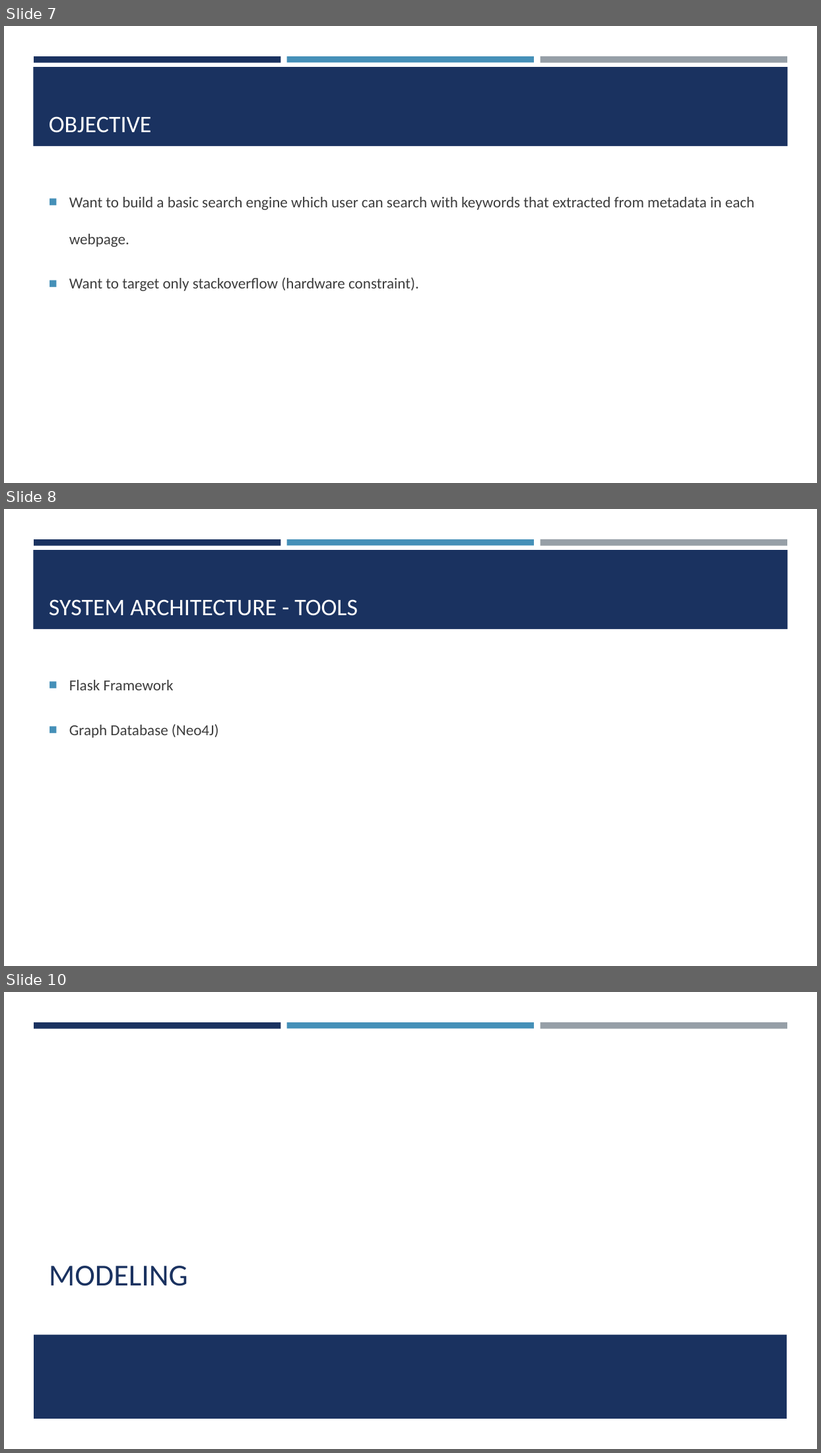
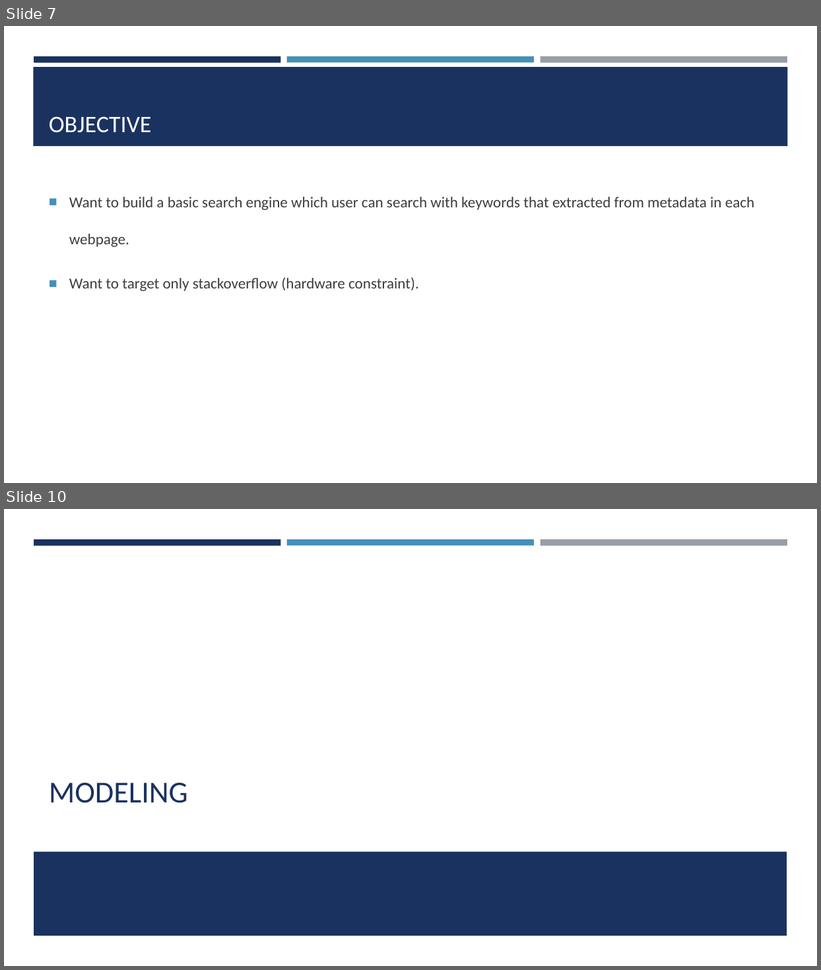
Before and after one commit to seakmengc/find_me, a slide deck: docs/find_me.pptx. Shown one above the other, each under a label of ours: slides 7, 8 and 10 before the commit, slides 7 and 10 after it; the slides between them are not shown. The pictures are 821x1453 and 821x970 pixels, drawn with LibreOffice and Linux fonts; fonts in the diff are those of the drawing. Boxes give left, top, right and bottom in pixels: in the first picture for what was removed or moved away, otherwise in the second. Text is boxed around its words. In the diff, an @@ line names an element or a change of style, - is before the commit and + after.

```diff
--- a/docs/find_me.pptx
+++ b/docs/find_me.pptx
@@ slide 8 removed at (4,509,817,966), background #FFFFFF; not listed: 4 template elements that a slide beside it also shows @@
@@ title removed at (49,599,358,616) @@
-SYSTEM ARCHITECTURE - TOOLS
@@ text removed at (69,680,219,738) @@
-■ Flask Framework
-■ Graph Database (Neo4J)
```
Also in this commit, not shown: 3 slides changed, 4 slides added, 4 other slides removed, 4 other files.
